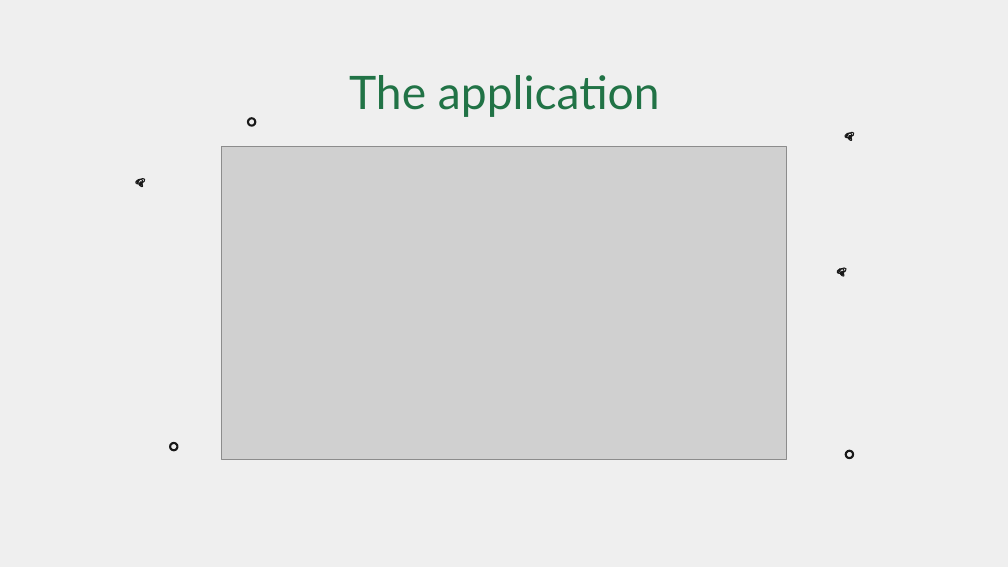
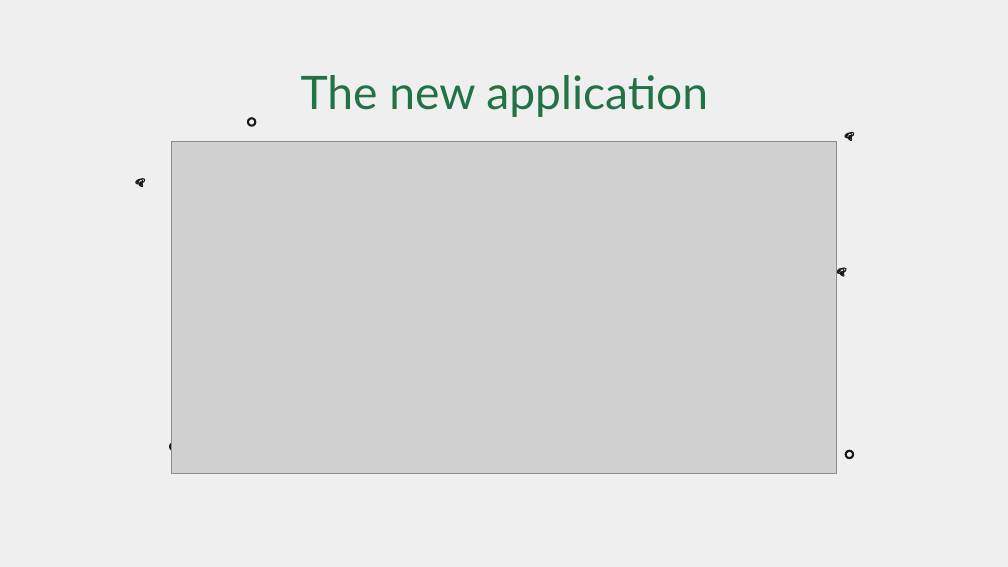
Before and after one commit to thiyatira/AirInk, a slide deck: slide 8 of documents/presentation/AirInk_Presentation.pptx. Drawn at 1008x567 pixels with LibreOffice and Linux fonts; fonts in the diff are those of the drawing; grey boxes stand for pictures; background and template pictures are left out. Boxes give left, top, right and bottom in pixels: in the first picture for what was removed or moved away, otherwise in the second. Text is boxed around its words. In the diff, an @@ line names an element or a change of style, - is before the commit and + after.

```diff
--- a/documents/presentation/AirInk_Presentation.pptx
+++ b/documents/presentation/AirInk_Presentation.pptx
@@ text at box(301, 75, 708, 117): text changed @@
-The application
+The new application
@@ picture: place and size @@
-picture at box(222, 146, 786, 460)
+picture at box(171, 141, 837, 474)
@@ freeform shape removed at box(424, 451, 433, 459) @@
```
Also in this commit, not shown: 6 other slides changed, 1 slide added, 1 slide removed, 11 other files.
